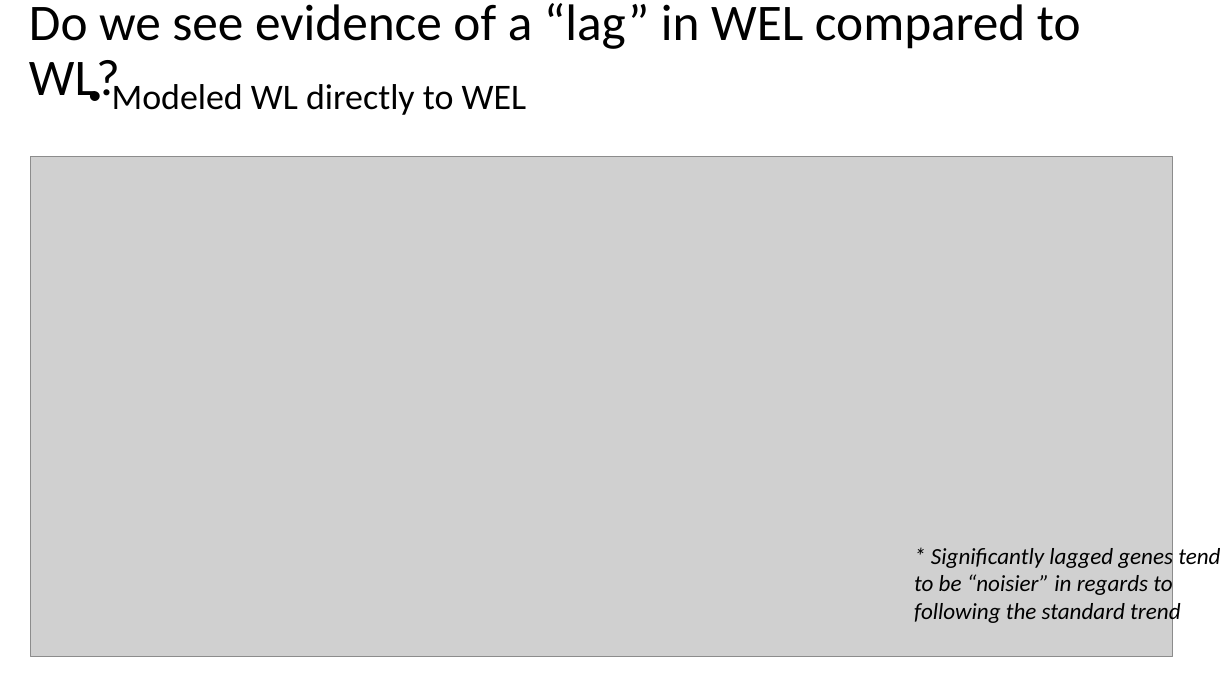
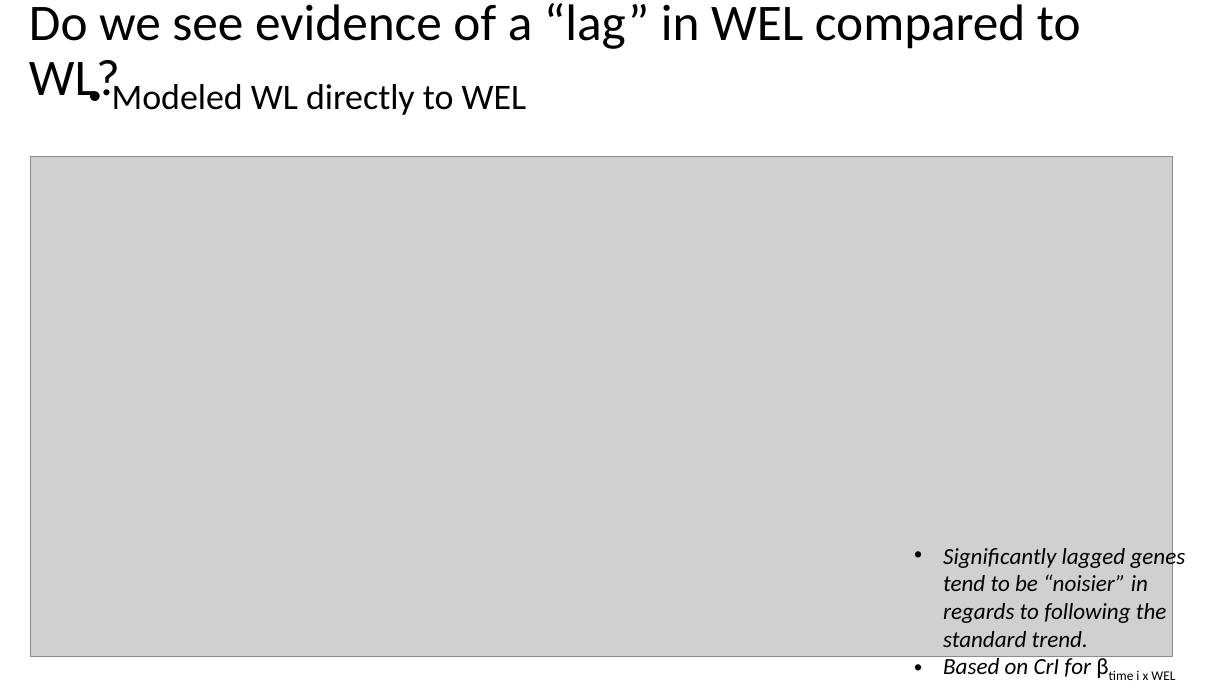
Before and after one commit to gkeele/chipseq-gene-dynamics, a slide deck: slide 12 of slides/greg_austin_modeling_data_050919.pptx (slide 11 before the commit). Drawn at 1232x693 pixels with LibreOffice and Linux fonts; fonts in the diff are those of the drawing; grey boxes stand for pictures. Boxes give left, top, right and bottom in pixels: in the first picture for what was removed or moved away, otherwise in the second. Text is boxed around its words. In the diff, an @@ line names an element or a change of style, - is before the commit and + after.

```diff
--- a/slides/greg_austin_modeling_data_050919.pptx
+++ b/slides/greg_austin_modeling_data_050919.pptx
@@ text at bbox=[943, 544, 1186, 680]: text changed @@
-* Significantly lagged genes tend to be “noisier” in regards to following the standard trend
+• Significantly lagged genes tend to be “noisier” in regards to following the standard trend.
+• Based on CrI for βtime i x WEL
```
Also in this commit, not shown: 4 other slides changed, 3 slides added, 1 slide removed.
